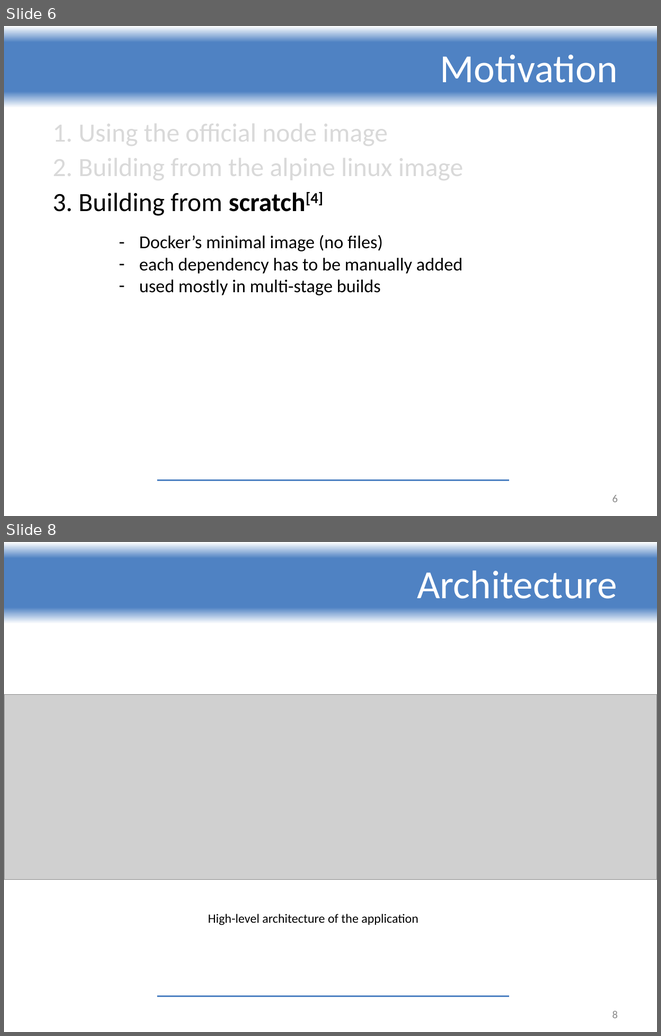
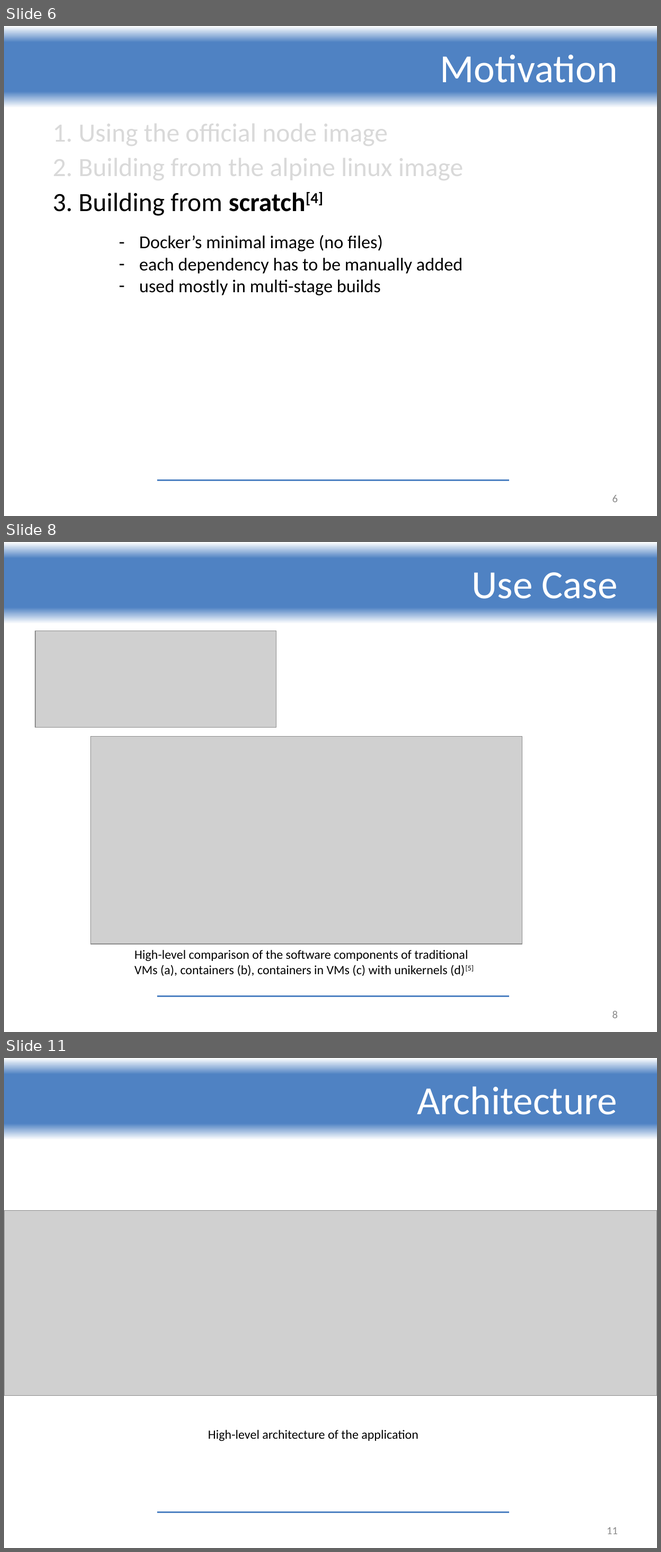
Before and after one commit to ReGeLePuMa/diploma, a slide deck: report1/Report1 2024-2025 - PETREA Andrei - Minimizarea unui Dockerfile.pptx. Shown one above the other, each under a label of ours: slides 6 and 8 before the commit, slides 6, 8 and 11 after it; the slides between them are not shown. The pictures are 661x1036 and 661x1552 pixels, drawn with LibreOffice and Linux fonts; fonts in the diff are those of the drawing; grey boxes stand for pictures; background and template pictures are left out. Boxes give left, top, right and bottom in pixels: in the first picture for what was removed or moved away, otherwise in the second. Text is boxed around its words. In the diff, an @@ line names an element or a change of style, - is before the commit and + after.

```diff
--- a/report1/Report1 2024-2025 - PETREA Andrei - Minimizarea unui Dockerfile.pptx
+++ b/report1/Report1 2024-2025 - PETREA Andrei - Minimizarea unui Dockerfile.pptx
@@ slide 8 added at [4,542,657,1032], background #FFFFFF; not listed: 2 template elements that a slide beside it also shows @@
@@ title added at [471,572,618,599], 44 pt, text #FFFFFF @@
+Use Case
@@ picture added at [35,631,276,728] @@
@@ picture added at [91,736,522,944] @@
@@ text added at [134,950,474,976], 14 pt, text #000000 @@
+High-level comparison of the software components of traditional VMs (a), containers (b), containers in VMs (c) with unikernels (d)[5]
@@ page number added at [612,1011,618,1018], 12 pt, text #898989 @@
+8
@@ what was slide 8 is now slide 11 @@
@@ page number at [607,1527,618,1534]: text changed @@
-8
+11
```
Also in this commit, not shown: 1 slide changed, 2 other slides added.
